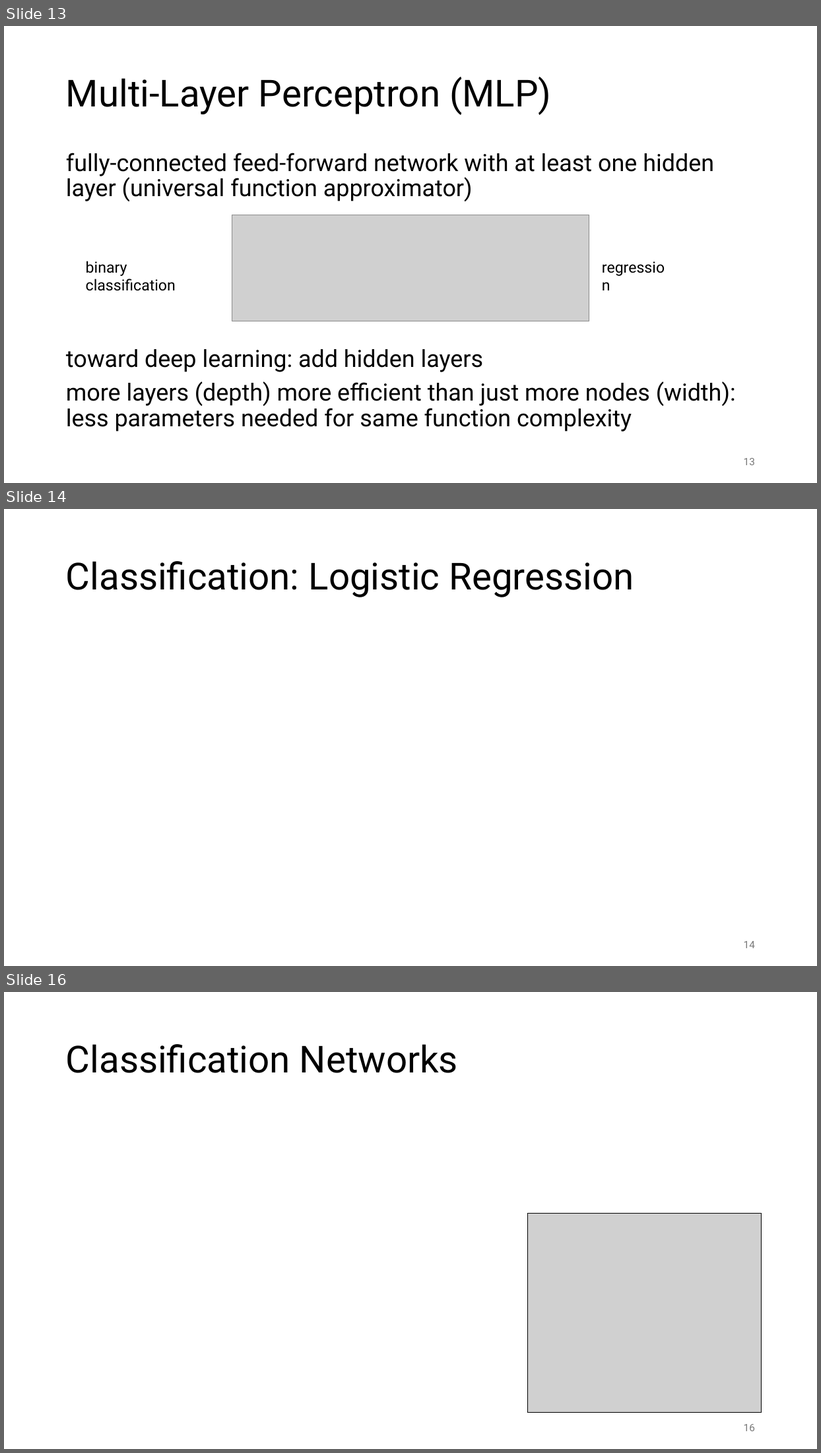
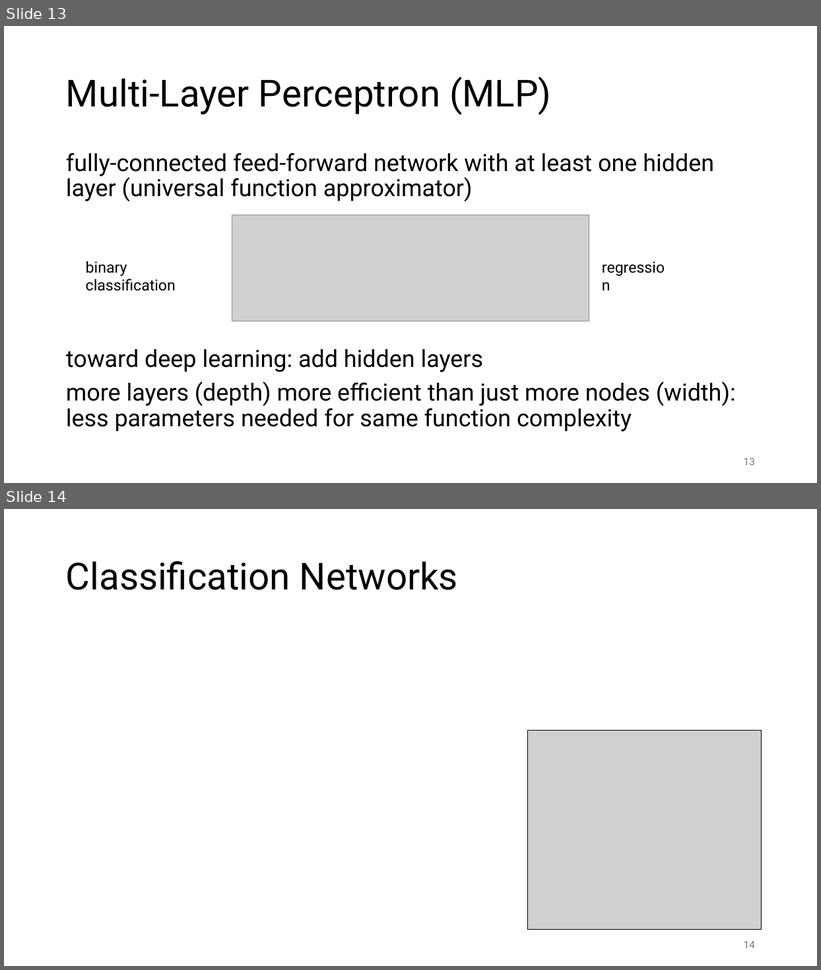
Before and after one commit to FelixWick/AI_fundamentals, a slide deck: slides/2_Deep_Learning.pptx. Shown one above the other, each under a label of ours: slides 13, 14 and 16 before the commit, slides 13 and 14 after it; the slides between them are not shown. The pictures are 821x1453 and 821x970 pixels, drawn with LibreOffice and Linux fonts; fonts in the diff are those of the drawing; grey boxes stand for pictures. Boxes give left, top, right and bottom in pixels: in the first picture for what was removed or moved away, otherwise in the second. Text is boxed around its words. In the diff, an @@ line names an element or a change of style, - is before the commit and + after.

```diff
--- a/slides/2_Deep_Learning.pptx
+++ b/slides/2_Deep_Learning.pptx
@@ slide 14 removed at (4,509,817,966), background #FFFFFF @@
@@ title removed at (66,561,634,597) @@
-Classification: Logistic Regression
@@ page number removed at (744,941,755,949) @@
-14
@@ what was slide 16 is now slide 14 @@
@@ page number at (744,941,755,949): text changed @@
-16
+14
```
Also in this commit, not shown: 1 other slide removed, 7 other files.
